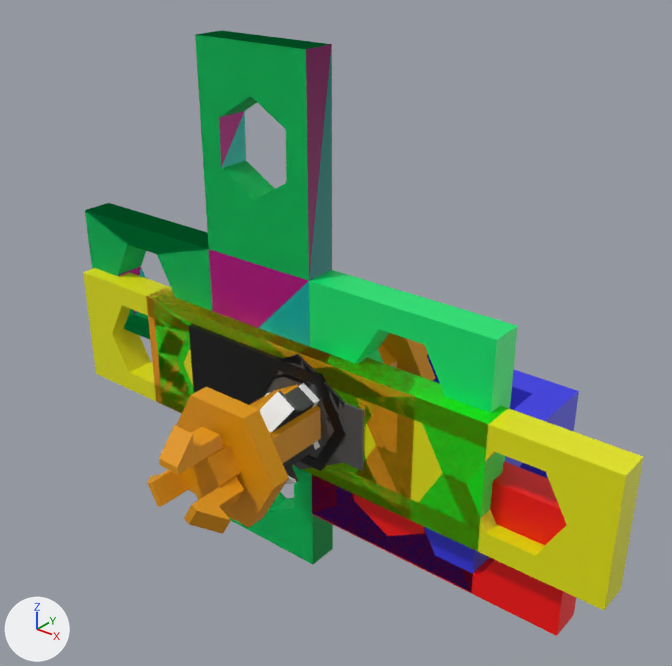
What one commit did to the Blender file Diamondback Blocks/DBB_structural_combined_parts_file.blend.
The view is the same before and after, from a 50 mm lens placed at (24.4, -28.6, 21.9), pointed at (-0.9, 3.0, 2.4). The lights are fixed; the arrows at lower left show +X, +Y and +Z. The picture after the commit comes second.

Script lines for the objects in view, before the commit:
```python
me_cube_001 = bpy.data.meshes.new('Cube.001')
me_cube_001.from_pydata(...)  # 32 vertices, 22 faces; spans x -9.7..9.7, y -0.8..0.8, z -3.1..3.1
me_cube_001.materials.append(mat_green)  # green #00e700
me_cube_004 = bpy.data.meshes.new('Cube.004')
me_cube_004.from_pydata(...)  # 72 vertices, 44 faces; spans x 0.0..2.0, y 0.0..2.0, z -2.0..0.0
me_cube_004.materials.append(mat_blue)  # blue #3636e7
me_cube_006 = bpy.data.meshes.new('Cube.006')
me_cube_006.from_pydata(...)  # 40 vertices, 30 faces; spans x -15.5..0.0, y 0.0..1.6, z 0.0..16.1
me_cube_006.materials.append(mat_pink)  # pink #e700aa
ob_1x2_beam = bpy.data.objects.new('1x2_beam', me_cube_001)
ob_1x2_beam.location = (0.0, 0.0, 0.0)
ob_90_2h_flat_bracket = bpy.data.objects.new('90_2h_flat_bracket', me_cube_006)
ob_90_2h_flat_bracket.location = (0.0, 0.0, 0.0)
ob_box_bracket = bpy.data.objects.new('box_bracket', me_cube_004)
ob_box_bracket.location = (0.0, 0.0, 0.0)
ob_box_bracket.scale = (4.55, 4.55, 3.05)
# also in view: 'gear_bushing_clip' at (0.0, -0.8, 0.0); '10nm_bar_pin' at (0.0, 0.0, 0.0); '1x1_end_beam' at (-2.1, 0.0, 0.0); 'cross_bracket' at (-3.1, 0.8, 3.4); 'hex_guide_clip' at (0.0, -0.2, 0.0)
```
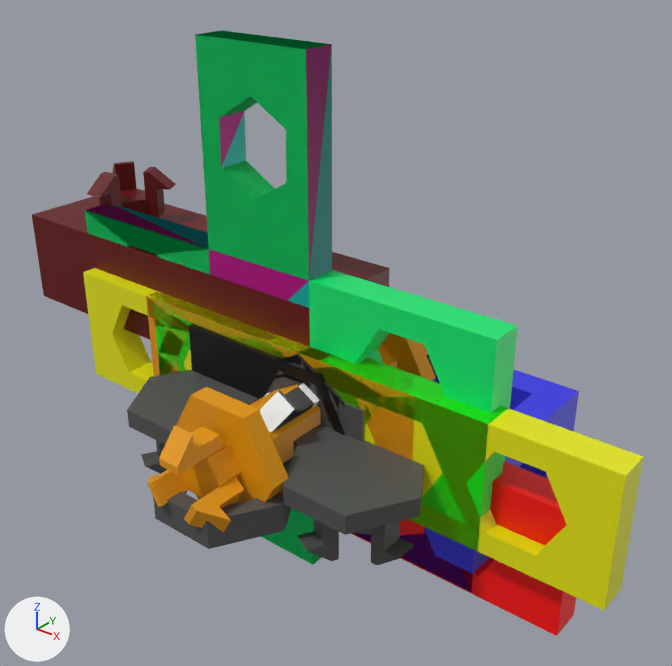
Changed parts and their boxes (x1, y1, x2, y2) in the pictures (672 x 666 px):
```json
{"object": "hex tile", "change": "added", "after": [127, 355, 436, 565]}
{"object": "double_block1", "change": "added", "after": [32, 161, 389, 347], "on screen": "dark red"}
```

The change, as JSON lines over the scene's bpy script:
```json
{"op": "add", "block": "mat_gray_003", "code": ["mat_gray_003 = principled_material('gray.003')", "mat_gray_003.base_color = (0.084, 0.084, 0.084)  # dark grey #525252"]}
{"op": "add", "block": "mat_brick", "code": ["mat_brick = principled_material('brick')", "mat_brick.base_color = (0.13, 0.0, 0.0)  # dark red #650000"]}
{"op": "add", "block": "me_cylinder_004", "code": ["me_cylinder_004 = bpy.data.meshes.new('Cylinder.004')", "me_cylinder_004.from_pydata(...)  # 333 vertices, 247 faces; spans x -8.0..8.0, y -8.3..8.3, z -3.9..0.0", "me_cylinder_004.materials.append(mat_gray_003)  # dark grey #525252"]}
{"op": "add", "block": "me_cylinder_002", "code": ["me_cylinder_002 = bpy.data.meshes.new('Cylinder.002')", "me_cylinder_002.from_pydata(...)  # 174 vertices, 132 faces; spans x -20.5..0.0, y 0.0..6.0, z 0.0..7.9", "me_cylinder_002.materials.append(mat_brick)  # dark red #650000"]}
{"op": "add", "block": "ob_hex_tile", "code": ["ob_hex_tile = bpy.data.objects.new('hex tile', me_cylinder_004)", "ob_hex_tile.location = (0.0, 0.0, 0.0)"]}
{"op": "add", "block": "ob_double_block1", "code": ["ob_double_block1 = bpy.data.objects.new('double_block1', me_cylinder_002)", "ob_double_block1.location = (0.0, 0.0, 0.0)"]}
```
